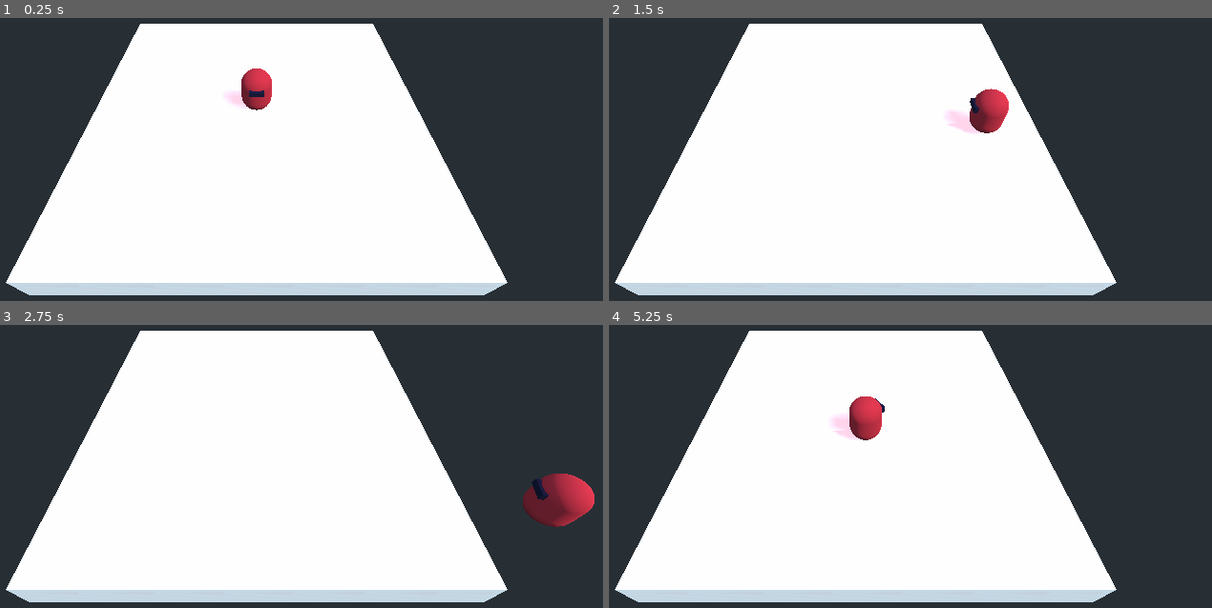
Above: before the commit, frames 1-4 (two rows, left to right).
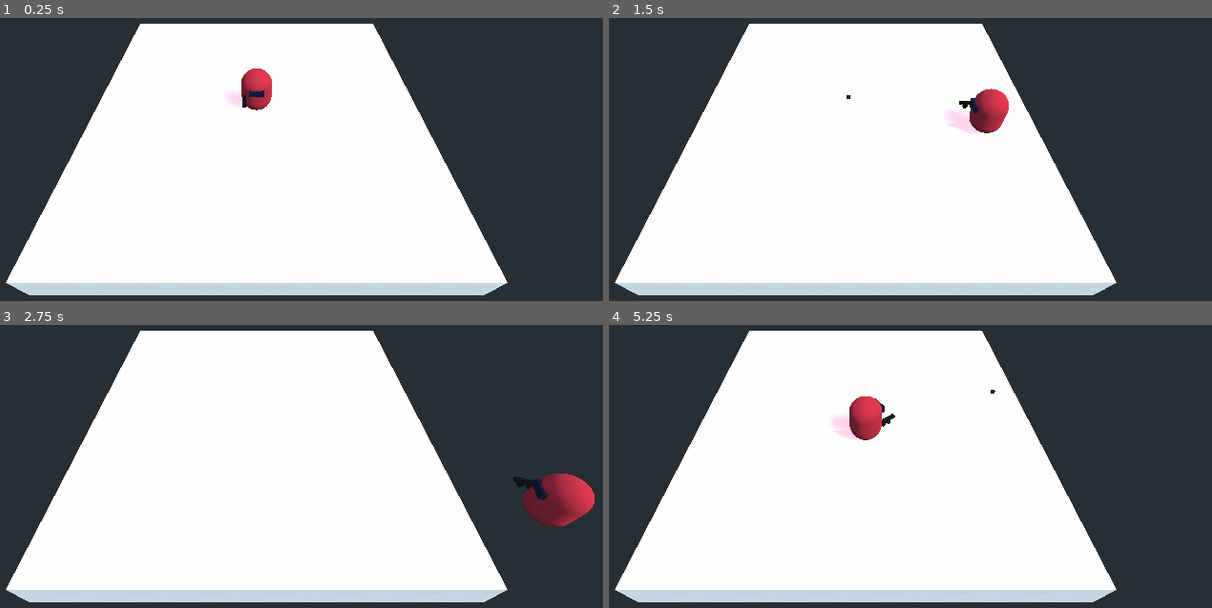
Above: after the commit, the same moments.

Repository: Asmot/Godot-3DShotGame
Game: Godot game, scene res://Level.tscn
Two runs of this game, one before a commit and one after it. Both use one fixed random seed, a clock stepped at 60 frames per second and the inputs below. Before the commit the project has no main scene; this scene is started directly in both runs.
Inputs (mouse positions are in pixels of both pictures, inside the frame that each line leads up to):
- Up to frame 1 (0.25 s): no input
- Up to frame 2 (1.5 s): tap Enter at 0.5 s; move the mouse to (1031, 83) at 0.52 s; hold Right (ui_right) 0.53-1.28 s; right-click (1031, 83) at 0.6 s; move the mouse to (711, 128) at 1.27 s; hold Down (ui_down) from 1.28 s (still down); right-click (711, 128) at 1.35 s
- Up to frame 3 (2.75 s): move the mouse to (outside the picture) at 2.02 s; release Down (ui_down) at 2.03 s; hold Right (ui_right) from 2.03 s (still down); right-click (outside the picture) at 2.1 s
- Up to frame 4 (5.25 s): move the mouse to (826, 497) at 2.77 s; release Right (ui_right) at 2.78 s; hold Up (ui_up) 2.78-3.53 s; right-click (826, 497) at 2.85 s; move the mouse to (1097, 477) at 3.52 s; hold Left (ui_left) 3.53-5.03 s; right-click (1097, 477) at 3.6 s; move the mouse to (639, 347) at 4.27 s; right-click (639, 347) at 4.35 s; move the mouse to (904, 412) at 5.02 s; hold Down (ui_down) from 5.03 s (still down); right-click (904, 412) at 5.1 s

The runs differ from the first frame. In frame 1, less than 0.1% of the frame differs, in the area x 40-41%, y 27-32%; in frame 2, less than 0.1%; in frame 3, less than 0.1%, in the area x 85-89%, y 53-58%; in frame 4, less than 0.1%.

Commit message:
feat:add bullet

Diff:
--- a/Level.tscn
+++ b/Level.tscn
@@ -1,7 +1,6 @@
-[gd_scene load_steps=4 format=2]
+[gd_scene load_steps=3 format=2]
 
 [ext_resource path="res://assets/Player.tscn" type="PackedScene" id=1]
-[ext_resource path="res://scripts/Player.gd" type="Script" id=2]
 [ext_resource path="res://scripts/Main.gd" type="Script" id=3]
 
 [node name="Level" type="Spatial"]
@@ -15,7 +14,6 @@
 
 [node name="Player" parent="." instance=ExtResource( 1 )]
 transform = Transform( 1, 0, 0, 0, 1, 0, 0, 0, 1, 0, 1.49188, 0 )
-script = ExtResource( 2 )
 
 [node name="DirectionalLight" type="DirectionalLight" parent="."]
 transform = Transform( -0.0626163, 0.829906, -0.554379, 0.35677, 0.537378, 0.76416, 0.932091, -0.149937, -0.329734, 0, 7.75059, -0.538 )
--- /dev/null
+++ b/assets/Bullet.tscn
@@ -0,0 +1,19 @@
+[gd_scene load_steps=4 format=2]
+
+[ext_resource path="res://scripts/Bullet.gd" type="Script" id=1]
+
+[sub_resource type="CubeMesh" id=1]
+
+[sub_resource type="SpatialMaterial" id=2]
+albedo_color = Color( 0.0156863, 0.0156863, 0.0156863, 1 )
+
+[node name="Bullet" type="MeshInstance"]
+transform = Transform( 0.1, 0, 0, 0, 0.1, 0, 0, 0, 0.1, 0, 0, 0 )
+mesh = SubResource( 1 )
+material/0 = SubResource( 2 )
+script = ExtResource( 1 )
+
+[node name="Timer" type="Timer" parent="."]
+wait_time = 0.205
+
+[connection signal="timeout" from="Timer" to="." method="_on_Timer_timeout"]
--- a/assets/Player.tscn
+++ b/assets/Player.tscn
@@ -1,4 +1,7 @@
-[gd_scene load_steps=6 format=2]
+[gd_scene load_steps=8 format=2]
+
+[ext_resource path="res://assets/Weapon.tscn" type="PackedScene" id=1]
+[ext_resource path="res://scripts/Player.gd" type="Script" id=2]
 
 [sub_resource type="CapsuleMesh" id=1]
 
@@ -13,6 +16,7 @@
 [sub_resource type="CapsuleShape" id=3]
 
 [node name="Player" type="KinematicBody"]
+script = ExtResource( 2 )
 
 [node name="Body" type="MeshInstance" parent="."]
 transform = Transform( -1, -8.74228e-08, 3.82137e-15, 0, -4.37114e-08, -1, 8.74228e-08, -1, 4.37114e-08, 0, 0, 0 )
@@ -29,3 +33,9 @@
 [node name="CollisionShape" type="CollisionShape" parent="."]
 transform = Transform( 1, 0, 0, 0, -4.37114e-08, -1, 0, 1, -4.37114e-08, 0, 0, 0 )
 shape = SubResource( 3 )
+
+[node name="Position3D" type="Position3D" parent="."]
+transform = Transform( 1, 0, 0, 0, 1, 0, 0, 0, 1, 0.781909, -0.0172864, -0.61972 )
+
+[node name="Weapon" parent="Position3D" instance=ExtResource( 1 )]
+transform = Transform( -4.37114e-08, 0, 1, 0, 1, 0, -1, 0, -4.37114e-08, 0, 0, 0 )
--- /dev/null
+++ b/assets/Weapon.tscn
@@ -0,0 +1,37 @@
+[gd_scene load_steps=6 format=2]
+
+[sub_resource type="CubeMesh" id=1]
+
+[sub_resource type="SpatialMaterial" id=2]
+albedo_color = Color( 0, 0, 0, 1 )
+
+[sub_resource type="CubeMesh" id=3]
+
+[sub_resource type="SpatialMaterial" id=4]
+albedo_color = Color( 0.00392157, 0.00392157, 0.00392157, 1 )
+
+[sub_resource type="SpatialMaterial" id=5]
+albedo_color = Color( 0, 0, 0, 1 )
+
+[node name="Weapon" type="Spatial"]
+
+[node name="MeshInstance" type="MeshInstance" parent="."]
+transform = Transform( 0.476647, 0, 0, 0, 0.1, 0, 0, 0, 0.1, 0.479097, 0, 0 )
+mesh = SubResource( 1 )
+material/0 = SubResource( 2 )
+__meta__ = {
+"_edit_group_": true
+}
+
+[node name="MeshInstance2" type="MeshInstance" parent="."]
+transform = Transform( -0.0895269, -0.105518, 0, 0.0445526, -0.212035, 0, 0, 0, 0.1, 0.216889, -0.164635, 5.96046e-08 )
+mesh = SubResource( 3 )
+material/0 = SubResource( 4 )
+
+[node name="MeshInstance3" type="MeshInstance" parent="."]
+transform = Transform( -0.0963999, 0.0437512, 0, -0.0184729, -0.228313, 0, 0, 0, 0.0981539, 0.539648, -0.165509, 5.96046e-08 )
+mesh = SubResource( 3 )
+material/0 = SubResource( 5 )
+
+[node name="Muzzle" type="Position3D" parent="."]
+transform = Transform( -4.37114e-08, 0, 1, 0, 1, 0, -1, 0, -4.37114e-08, 0.956263, 0, 0 )
--- a/project.godot
+++ b/project.godot
@@ -11,6 +11,7 @@
 [application]
 
 config/name="3DShotGame"
+run/main_scene="res://Level.tscn"
 config/icon="res://icon.png"
 
 [display]
@@ -48,6 +49,11 @@
 , Object(InputEventKey,"resource_local_to_scene":false,"resource_name":"","device":0,"alt":false,"shift":false,"control":false,"meta":false,"command":false,"pressed":false,"scancode":83,"physical_scancode":0,"unicode":0,"echo":false,"script":null)
  ]
 }
+ui_shoot={
+"deadzone": 0.5,
+"events": [ Object(InputEventMouseButton,"resource_local_to_scene":false,"resource_name":"","device":0,"alt":false,"shift":false,"control":false,"meta":false,"command":false,"button_mask":0,"position":Vector2( 0, 0 ),"global_position":Vector2( 0, 0 ),"factor":1.0,"button_index":2,"pressed":false,"doubleclick":false,"script":null)
+ ]
+}
 
 [physics]
 
--- /dev/null
+++ b/scripts/Bullet.gd
@@ -0,0 +1,15 @@
+extends MeshInstance
+
+export var speed := 1
+export var direction := Vector3(1,0,1)
+
+func _ready():
+	$Timer.start()
+
+func _physics_process(delta):
+	translation += direction * speed
+
+
+func _on_Timer_timeout():
+	# only alive for a while
+	queue_free()
--- a/scripts/Player.gd
+++ b/scripts/Player.gd
@@ -1,8 +1,13 @@
 extends KinematicBody
 
 
+
+# player move
 const SPEED = 10;
 var velocity = Vector3()
+
+# player weapon bullet
+var BulletNode = preload("res://assets/Bullet.tscn")
 
 
 func _physics_process(delta):
@@ -18,3 +23,23 @@
 
 	velocity = velocity.normalized() * SPEED
 	move_and_slide(velocity)
+
+
+	check_shoot(delta)
+
+
+func check_shoot(delta):
+	if Input.is_action_just_pressed("ui_shoot"):
+		var muzzle_node = $Position3D/Weapon/Muzzle
+		var shot_pos = muzzle_node.global_transform.origin
+		var shot_pos_basis = muzzle_node.global_transform.basis
+
+		# new bullet and set the pos ,speed , and direction
+		var bullet_node = BulletNode.instance()
+		bullet_node.translation = shot_pos
+		bullet_node.speed = 1
+		bullet_node.direction = shot_pos_basis.z
+
+		# bullet need add to root node, as it move with golbal transform
+		var root_node = get_tree().root;
+		root_node.add_child(bullet_node)
